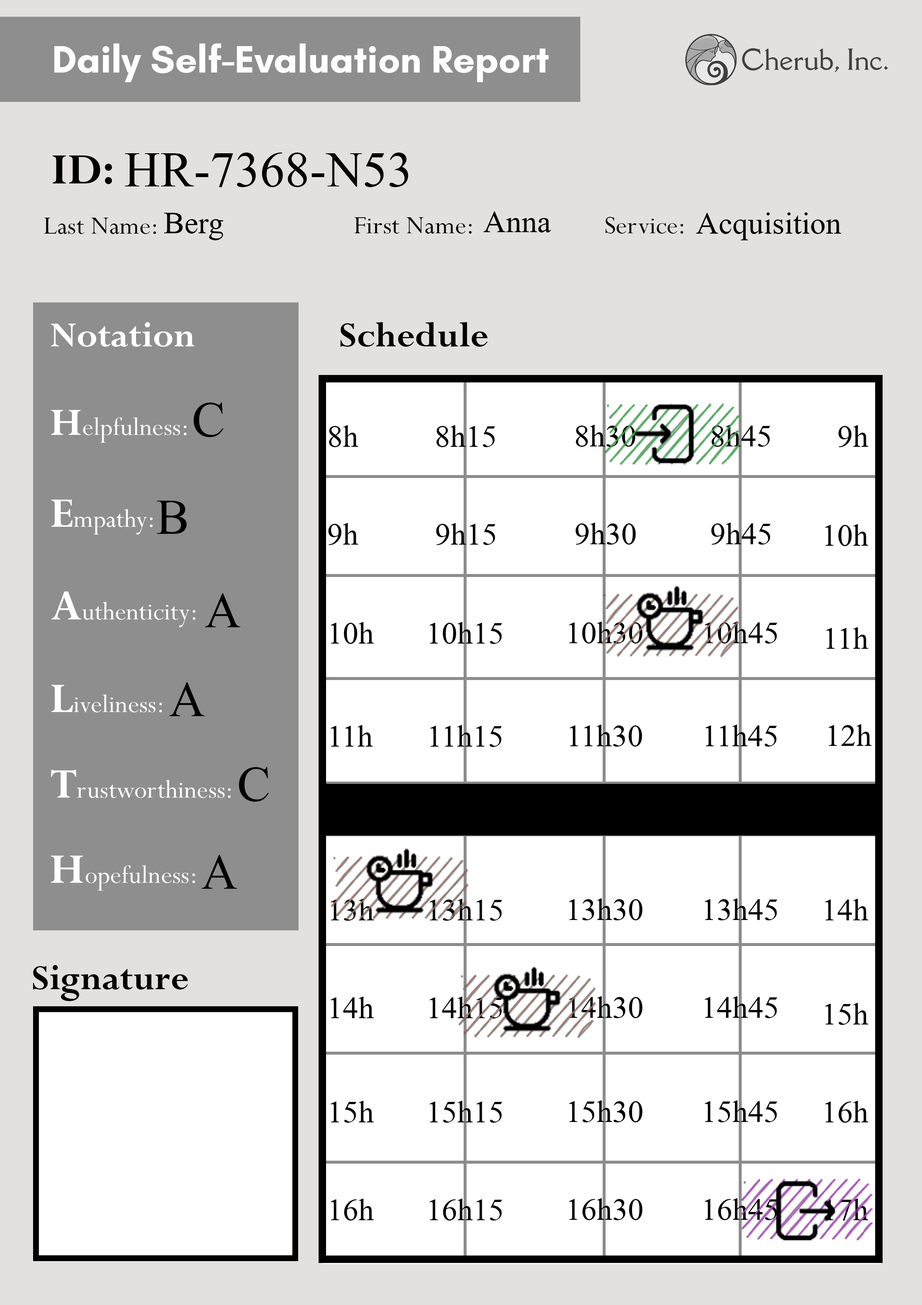
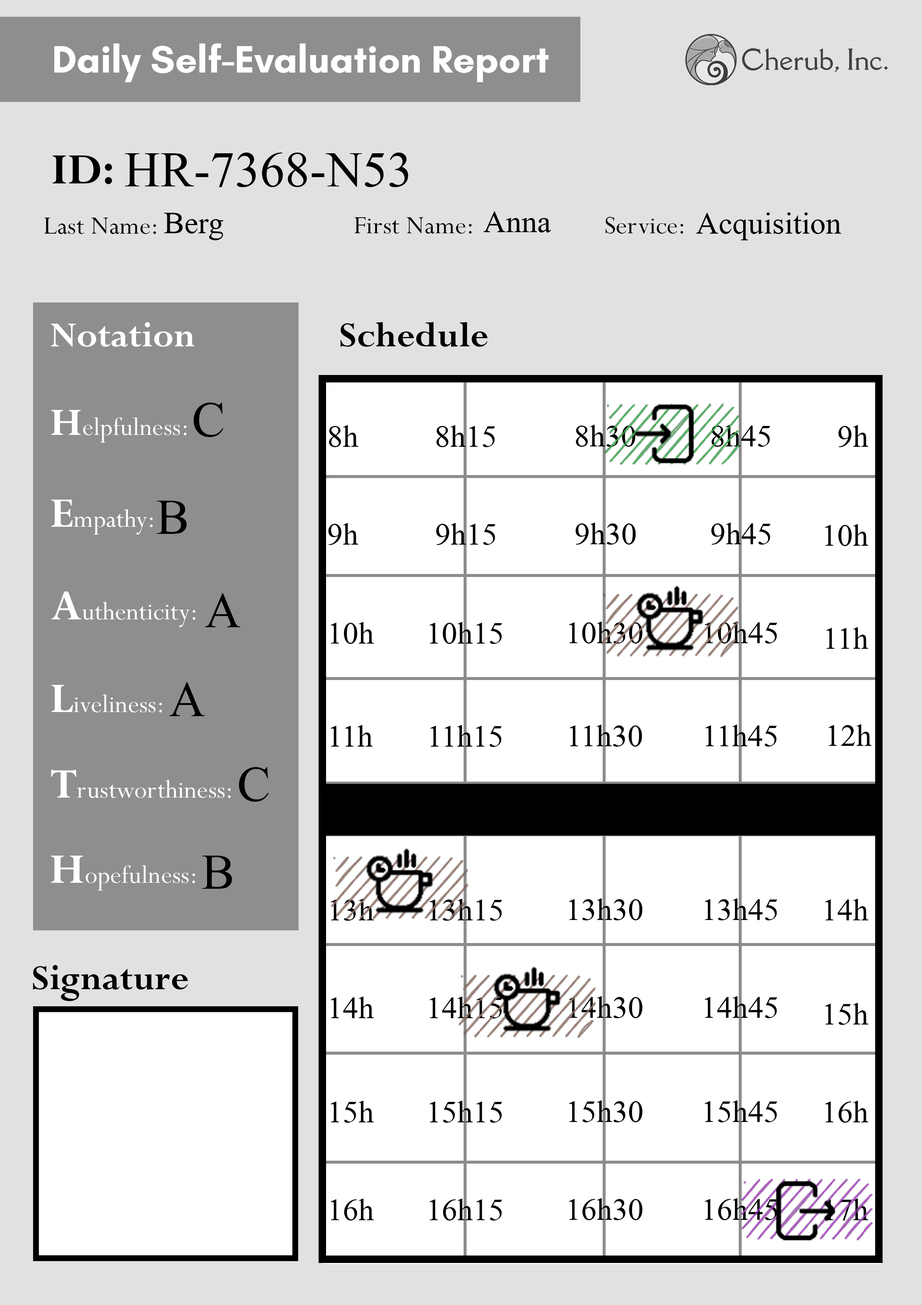
Layer changes from the first w=922, h=1305 image to the second:
renamed "A" to "B", painted on it over (201, 854, 238, 889)
